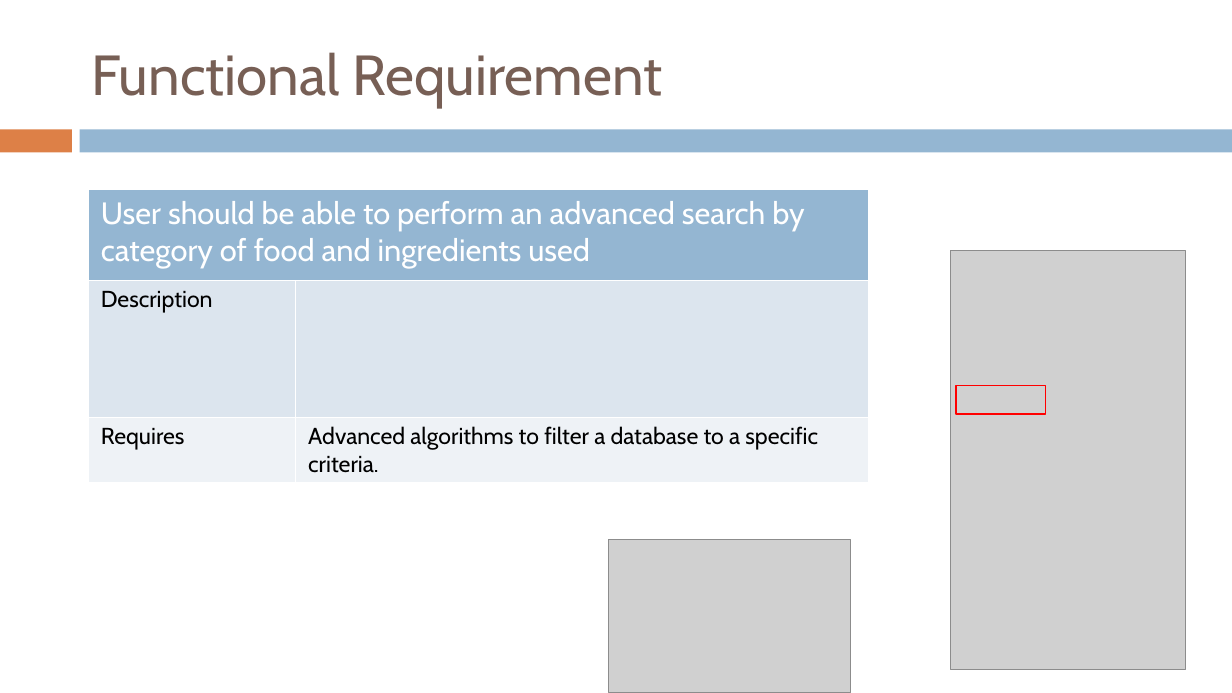
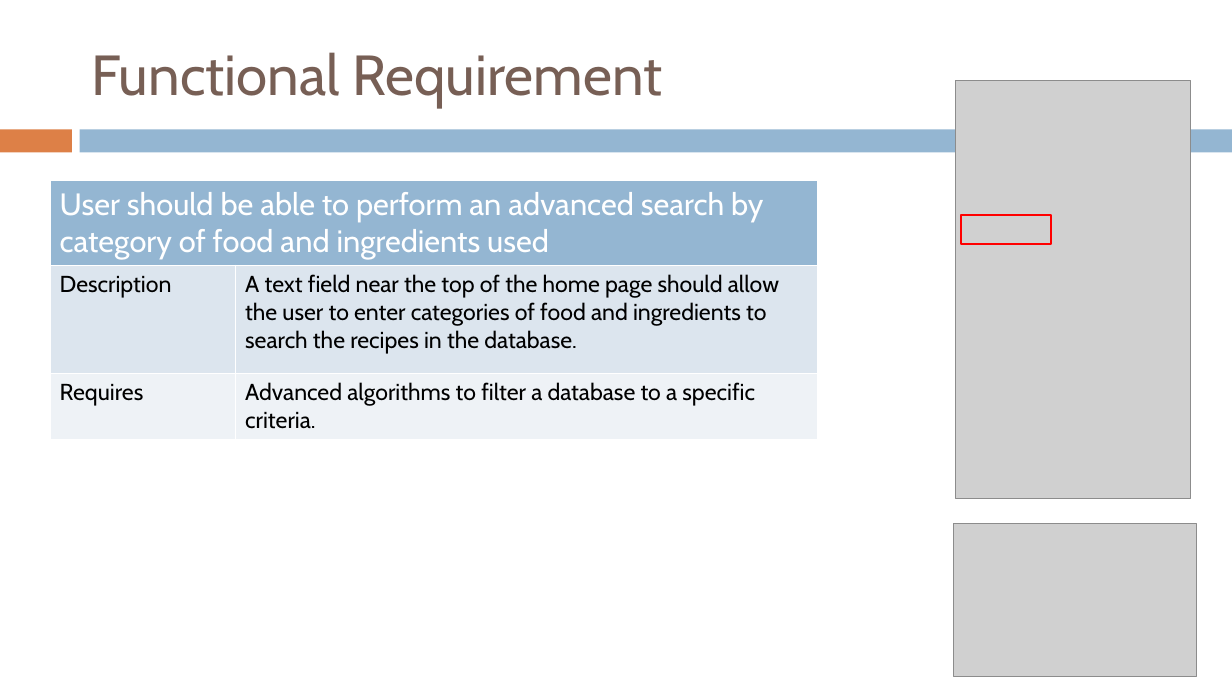
Before and after one commit to CS3365-01/PowerPoints, a slide deck: slide 9 of Pocket Chef Presentation2 Final.pptx. Drawn at 1232x693 pixels with LibreOffice and Linux fonts; fonts in the diff are those of the drawing; grey boxes stand for pictures. Boxes give left, top, right and bottom in pixels: in the first picture for what was removed or moved away, otherwise in the second. Text is boxed around its words. In the diff, an @@ line names an element or a change of style, - is before the commit and + after.

```diff
--- a/Pocket Chef Presentation2 Final.pptx
+++ b/Pocket Chef Presentation2 Final.pptx
@@ picture: place and size @@
-picture at [951, 251, 1187, 670]
+picture at [956, 80, 1191, 499]
@@ table at [51, 181, 818, 437] @@
-row 2, column 2: 
+row 2, column 2: A text field near the top of the home page should allow the user to enter categories of food and ingredients to search the recipes in the database.
@@ table: place and size @@
-table at [89, 190, 869, 483]
+table at [51, 181, 818, 437]
@@ rectangle: place and size @@
-rectangle at [957, 385, 1046, 414]
+rectangle at [961, 215, 1051, 244]
@@ picture: place and size @@
-picture at [609, 540, 851, 693]
+picture at [954, 523, 1196, 677]
```
Also in this commit, not shown: 2 other slides changed.
